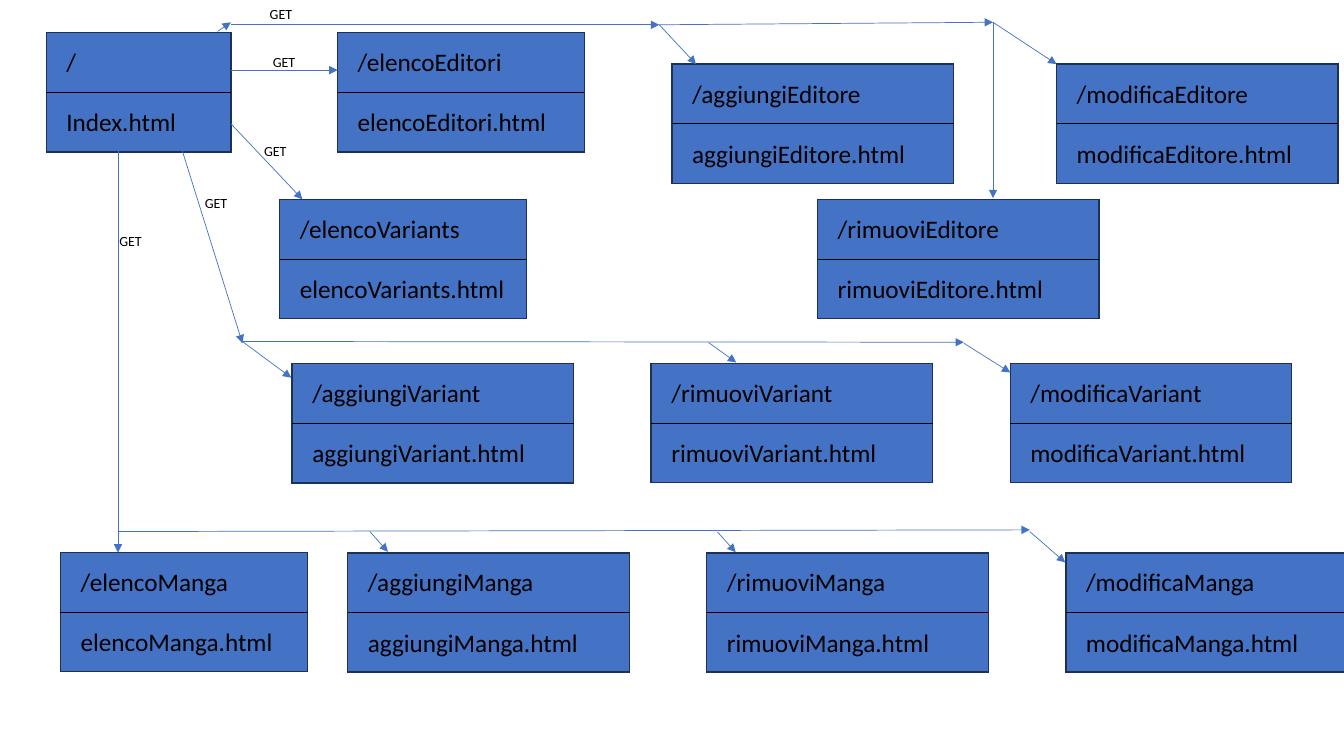
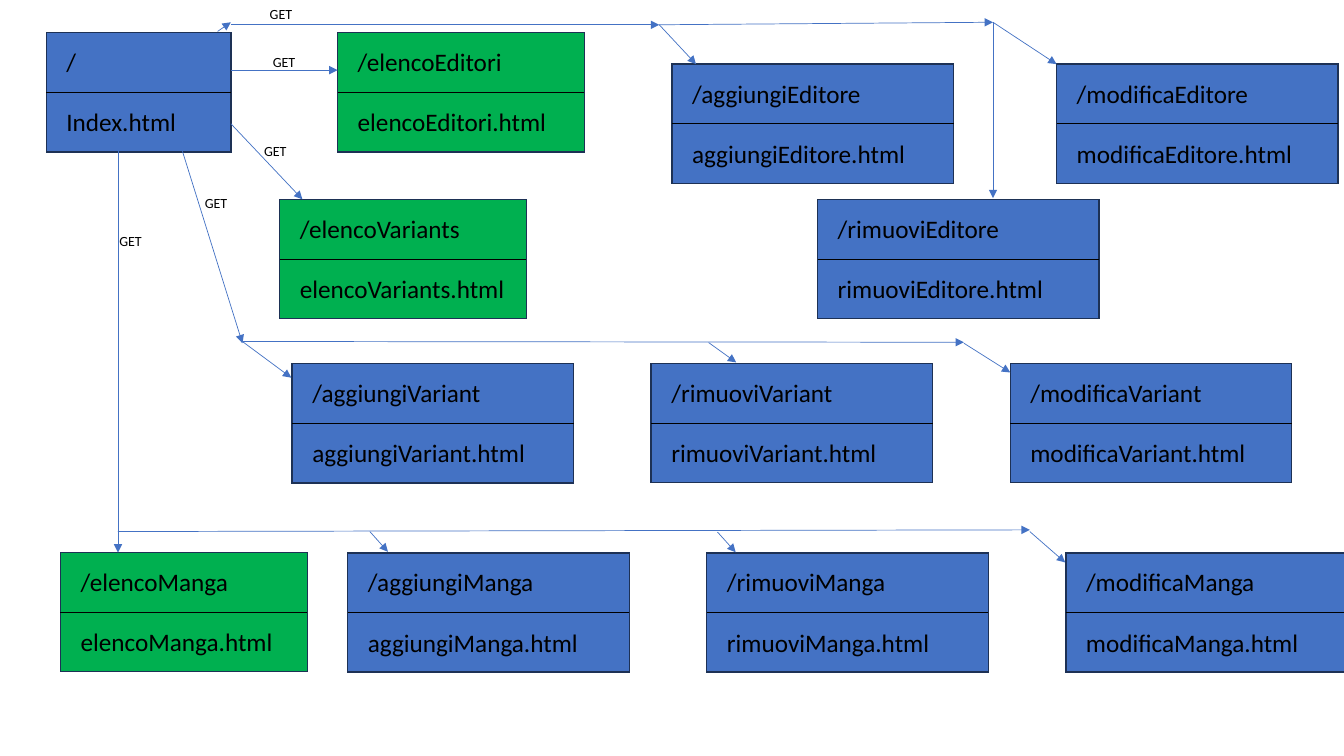
Before and after one commit to livingmeme03/siw-variant, a slide deck: slide 1 of Link_walkthrough_admin.pptx. Drawn at 1344x756 pixels with LibreOffice and Linux fonts; fonts in the diff are those of the drawing. Boxes give left, top, right and bottom in pixels: in the first picture for what was removed or moved away, otherwise in the second. Text is boxed around its words. In the diff, an @@ line names an element or a change of style, - is before the commit and + after.

```diff
--- a/Link_walkthrough_admin.pptx
+++ b/Link_walkthrough_admin.pptx
@@ fill #4472C4 to #00B050 in 3 elements at [338,32,585,151], [279,200,526,319], [60,553,308,671] @@
```
Also in this commit, not shown: 12 other files.
